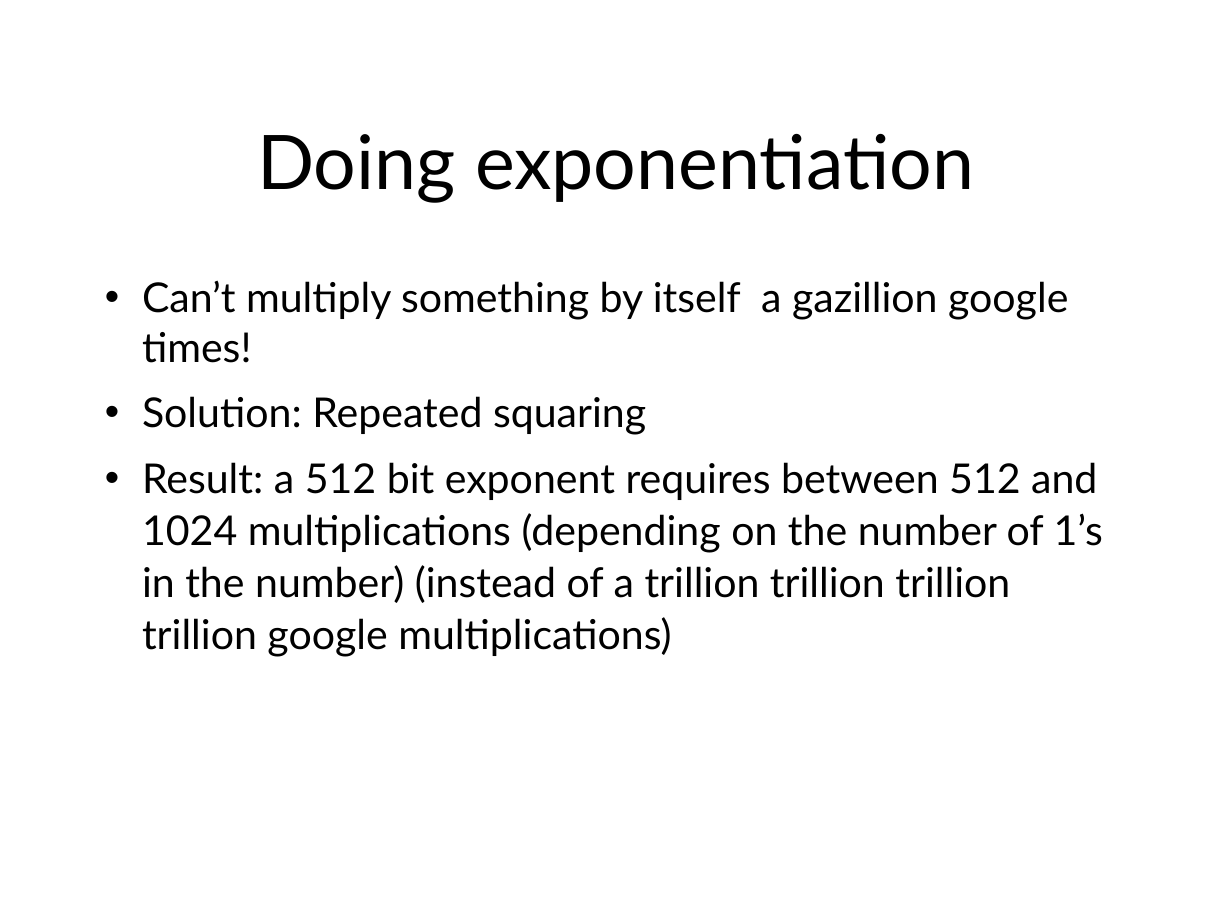
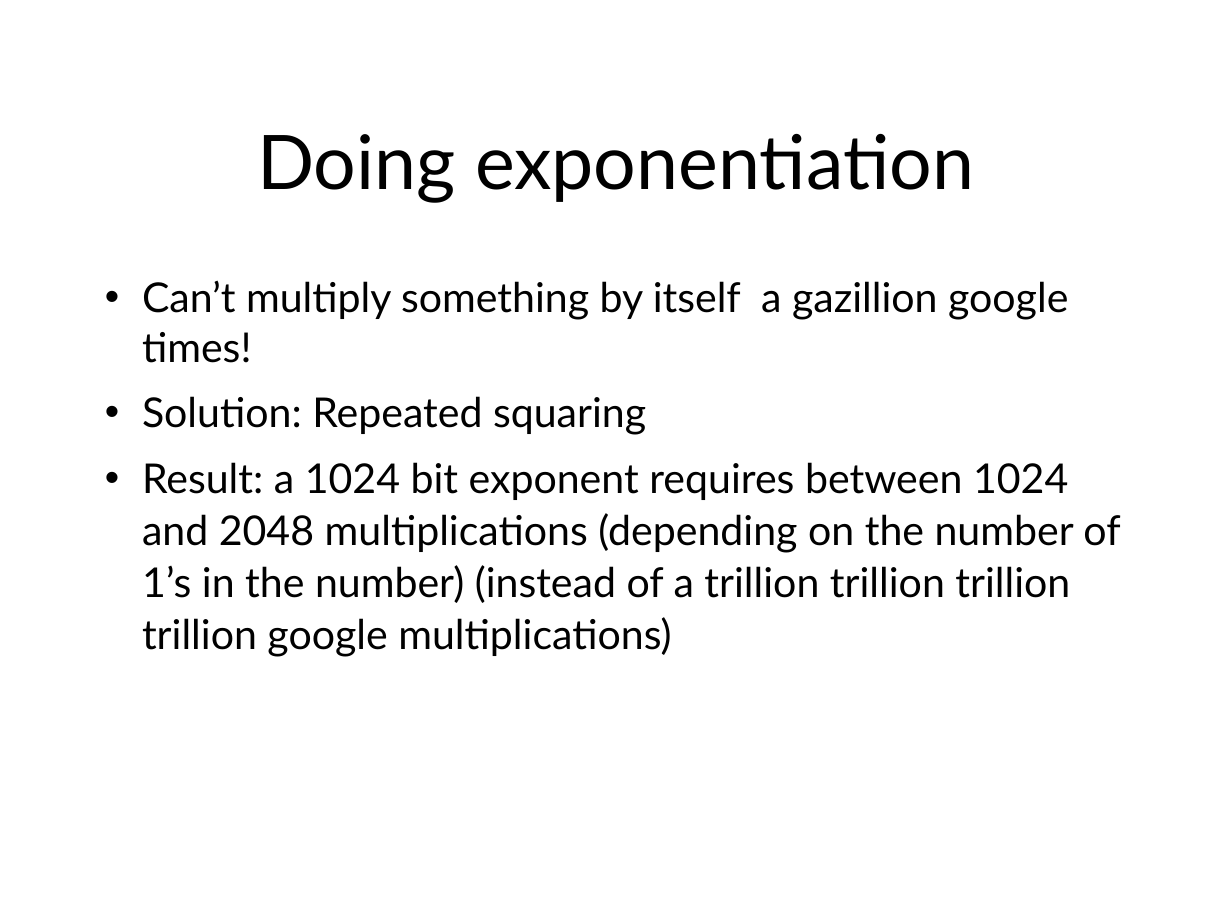
Before and after one commit to sftcd/cs7053, a slide deck: slide 121 of 2021lectures/04-crypto.odp. Drawn at 1232x924 pixels with LibreOffice and Linux fonts; fonts in the diff are those of the drawing. Boxes give left, top, right and bottom in pixels: in the first picture for what was removed or moved away, otherwise in the second. Text is boxed around its words. In the diff, an @@ line names an element or a change of style, - is before the commit and + after.

```diff
--- a/2021lectures/04-crypto.odp
+++ b/2021lectures/04-crypto.odp
@@ text at [142, 462, 1120, 657]: text changed @@
-• Result: a 512 bit exponent requires between 512 and 1024 multiplications (depending on the number of 1’s in the number) (instead of a trillion trillion trillion trillion google multiplications)
+• Result: a 1024 bit exponent requires between 1024 and 2048 multiplications (depending on the number of 1’s in the number) (instead of a trillion trillion trillion trillion google multiplications)
```
Also in this commit, not shown: 5 other slides changed, 1 slide added, 1 slide removed, 2 other files.
